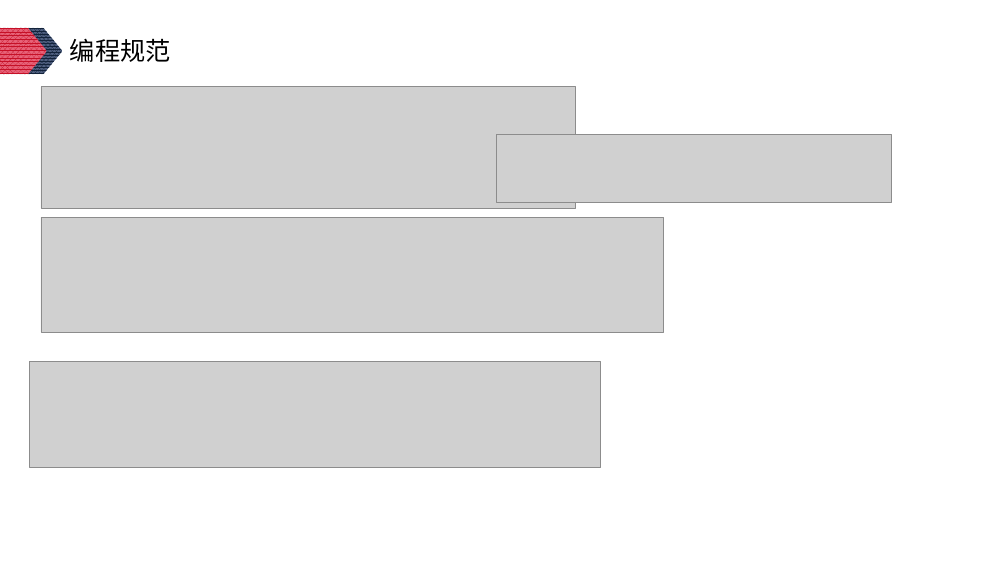
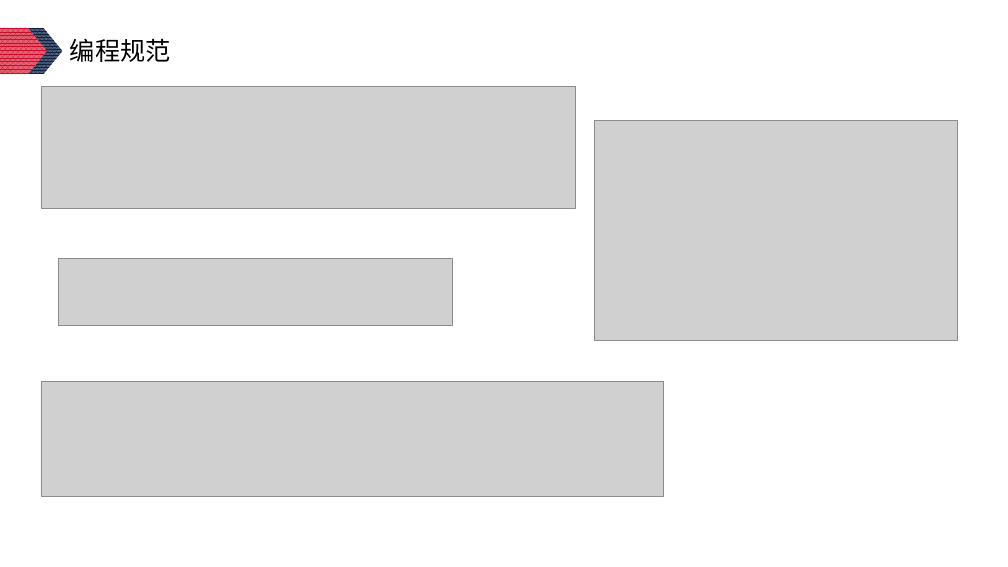
Before and after one commit to Lunzqd/codingProtocol, a slide deck: slide 7 of java开发手册知识分享-李龙.pptx. Drawn at 1008x567 pixels with LibreOffice and Linux fonts; fonts in the diff are those of the drawing; grey boxes stand for pictures. Boxes give left, top, right and bottom in pixels: in the first picture for what was removed or moved away, otherwise in the second. Text is boxed around its words. In the diff, an @@ line names an element or a change of style, - is before the commit and + after.

```diff
--- a/java开发手册知识分享-李龙.pptx
+++ b/java开发手册知识分享-李龙.pptx
@@ background #CCE8CF to #FFFFFF @@
@@ picture added at box(595, 120, 958, 341) @@
@@ picture: place and size @@
-picture at box(497, 135, 892, 203)
+picture at box(58, 258, 453, 326)
@@ picture removed at box(30, 361, 601, 468) @@
@@ picture: place and size @@
-picture at box(41, 217, 664, 332)
+picture at box(41, 381, 664, 496)
```
Also in this commit, not shown: 12 other slides changed, 5 slides added, 1 slide removed.
